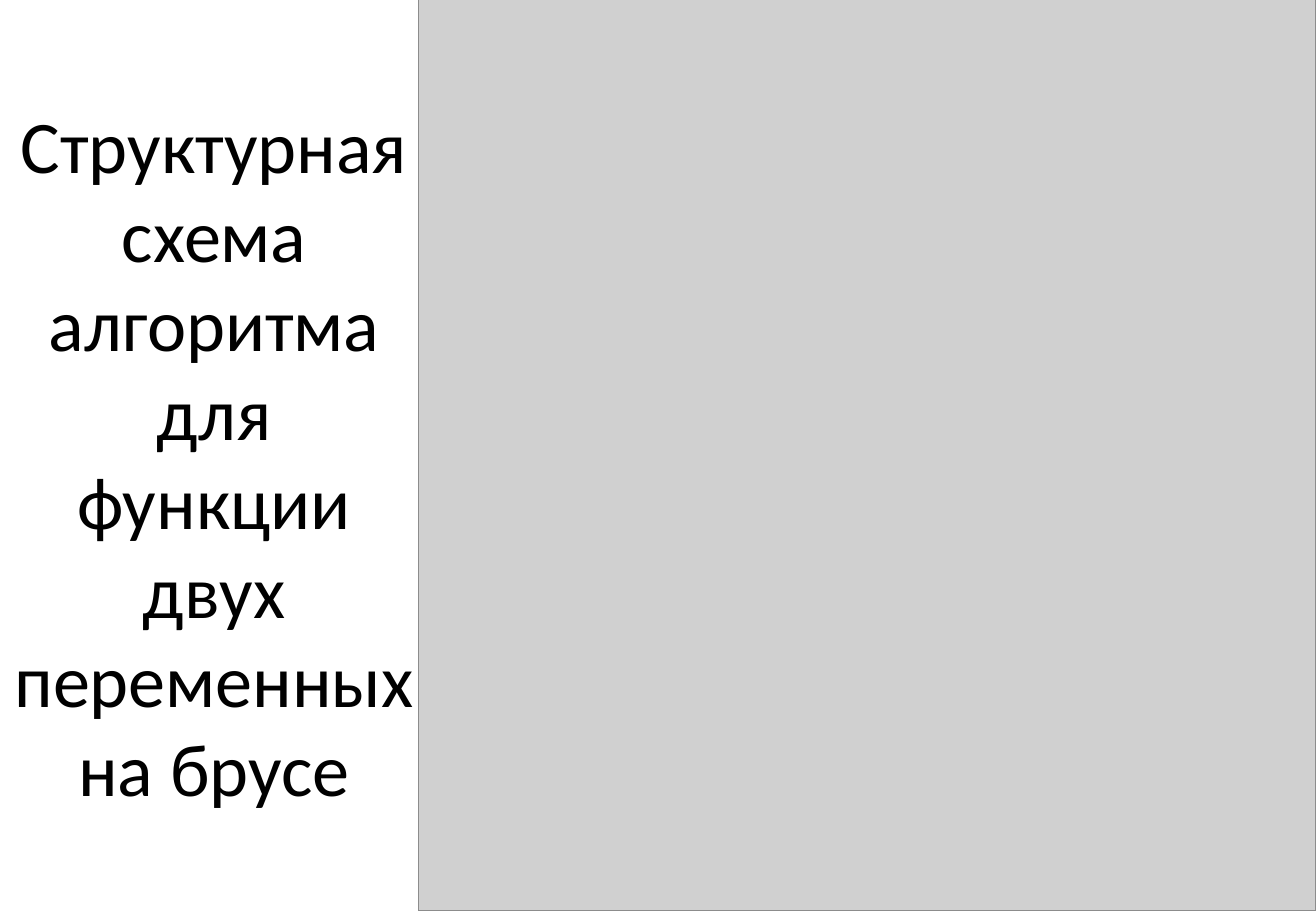
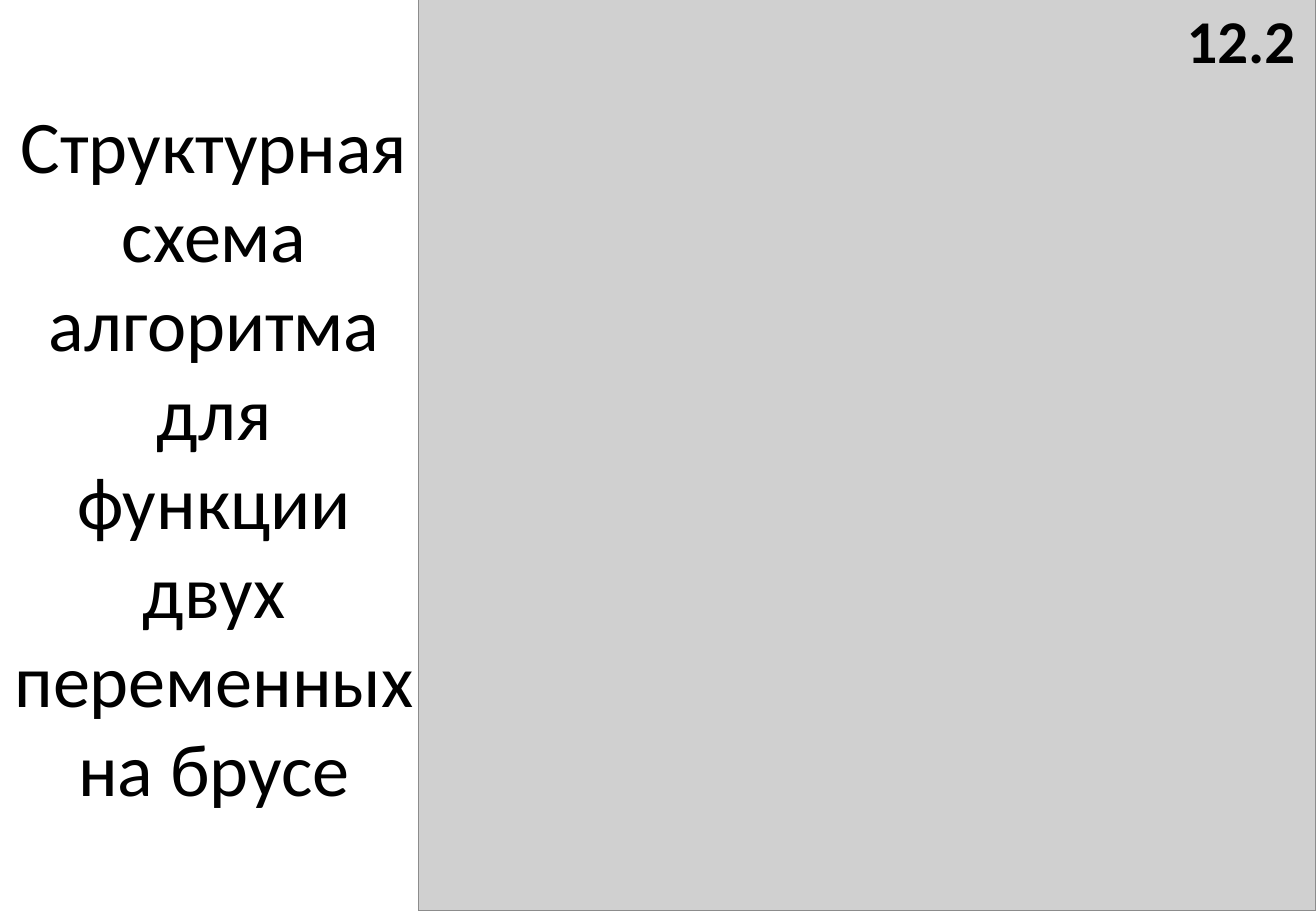
Before and after one commit to EgoPingvina/LipshMinimization, a slide deck: slide 15 of Documentation/Презентация Бирюков 4412.pptx. Drawn at 1316x911 pixels with LibreOffice and Linux fonts; fonts in the diff are those of the drawing; grey boxes stand for pictures. Boxes give left, top, right and bottom in pixels: in the first picture for what was removed or moved away, otherwise in the second. Text is boxed around its words. In the diff, an @@ line names an element or a change of style, - is before the commit and + after.

```diff
--- a/Documentation/Презентация Бирюков 4412.pptx
+++ b/Documentation/Презентация Бирюков 4412.pptx
@@ text added at box(1187, 23, 1295, 64), 36 pt, text #000000, bold @@
+12.2
```
Also in this commit, not shown: 4 other slides changed.
